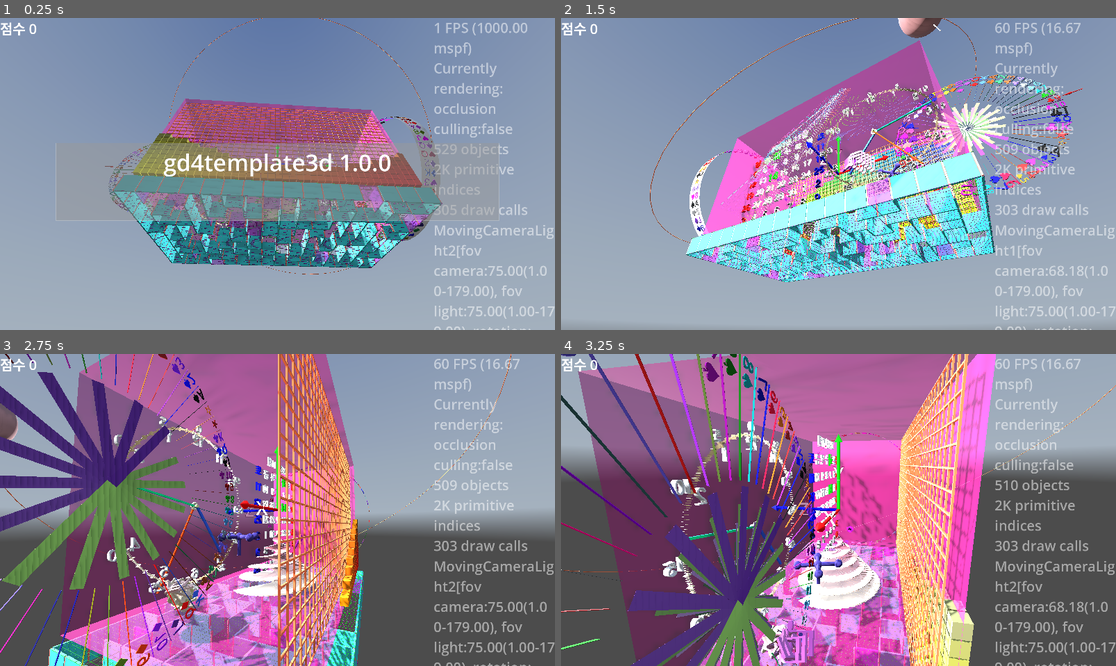
Above: before the commit, frames 1-4 (two rows, left to right).
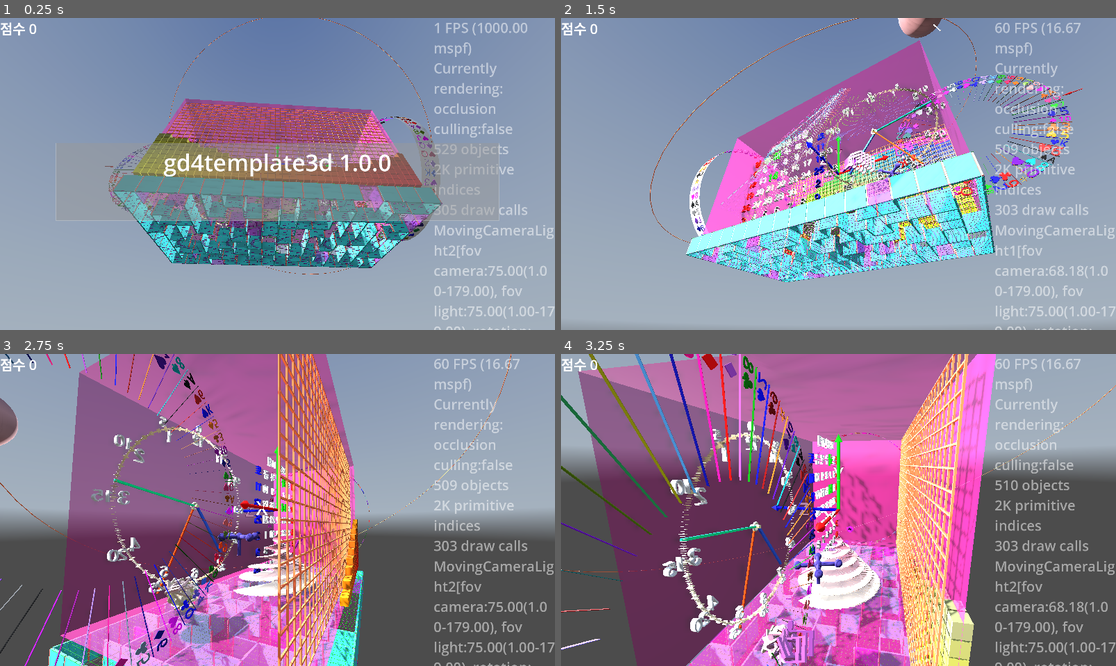
Above: after the commit, the same moments.

Repository: kasworld/gd4template3d
Game: Godot game, scene res://main.tscn
Two runs of this game, one before a commit and one after it. Both use one fixed random seed, a clock stepped at 60 frames per second and the inputs below. A sky picture missing from this copy of the repository is replaced by a grey-blue gradient.
Inputs (mouse positions are in pixels of both pictures, inside the frame that each line leads up to):
- Up to frame 1 (0.25 s): no input
- Up to frame 2 (1.5 s): tap Enter at 0.5, 0.6 s; move the mouse to (960, 158) at 0.52 s; click (960, 158) at 0.67 s; move the mouse to (727, 189) at 1.27 s; tap Delete at 1.35 s; click (727, 189) at 1.42 s
- Up to frame 3 (2.75 s): move the mouse to (333, 441) at 2.02 s; tap Enter at 2.1 s; click (333, 441) at 2.17 s
- Up to frame 4 (3.25 s): move the mouse to (810, 572) at 2.77 s; tap Delete at 2.85 s; click (810, 572) at 2.92 s

The runs differ from the first frame. In frame 1, 0.2% of the frame differs, in the area x 19-40%, y 26-63%; in frame 2, 3.7%; in frame 3, 13%, in the area x 0-65%, y 0-100%; in frame 4, 11%.

Commit message:
update Roulette

Diff:
--- a/main.gd
+++ b/main.gd
@@ -74,22 +74,18 @@
 var colorlist :Array = NamedColorList.filter_to_colorlist(NamedColorList.make_dark_color_list())
 var cardlist :Array = PlayingCard.make_deck_with_joker()
 
-var wheel :RouletteWheel
+var wheel :Roulette
 func wheel_demo() -> void:
-	wheel = preload("res://roulette_wheel/roulette_wheel.tscn").instantiate().init(
-		0, WorldSize.y/2, 0.1,
-		make_random_color(),
-		make_random_color(), randi_range(2,8),
-		make_random_color(),
-		)
-	for i in 54:
-		wheel.cell추가하기( colorlist[i%colorlist.size()] , cardlist[i] )
-	wheel.cell위치정리하기()
+	var cell칸정보목록 := []
+	for i in cardlist.size():
+		cell칸정보목록.append( [ colorlist[i%colorlist.size()], cardlist[i] ] )
+	cell칸정보목록.shuffle()
+	wheel = preload("res://roulette/roulette.tscn").instantiate().init(
+		0, WorldSize.y/2, 0.1, cell칸정보목록 )
+	wheel.색설정하기(make_random_color(), make_random_color(), make_random_color() )
 	wheel.rotation_stopped.connect(wheel결과가결정됨)
 	add_child(wheel)
 	wheel.position = Vector3(WorldSize.x/2 + 2, 0,0)
-	#wheel.rotation.y = PI/2
-	#wheel.선택rad바꾸기(PI/2)
 	wheel돌리기()
 
 func make_random_color() -> Color:
--- /dev/null
+++ b/roulette/roulette.gd
@@ -0,0 +1,97 @@
+extends Node3D
+class_name Roulette
+
+signal rotation_stopped(n :int)
+
+var 선택rad :float
+var id :int
+var 반지름 :float
+var 깊이 :float
+var 회전중인가 :bool # need emit
+
+func init(ida :int, 반지름a :float, 깊이a :float, cell정보목록 :Array ) -> Roulette:
+	id = ida
+	반지름 = 반지름a
+	깊이 = 깊이a
+
+	$Wheel.init(반지름, 깊이, cell정보목록)
+
+	# for debug
+	$IDLabel.text = "%s" % id
+	$IDLabel.outline_size = 반지름/20
+	$IDLabel.pixel_size = 반지름/100
+
+	$"Wheel/원판".mesh.height = 깊이
+	$"Wheel/원판".mesh.bottom_radius = 반지름
+	$"Wheel/원판".mesh.top_radius = 반지름
+	$"Wheel/원판".position.z = -깊이
+	$"Wheel/원판".rotation.x = PI/2
+
+	$"Wheel/ValveHandle".init(반지름*0.1, 반지름*0.1, 4, Color.WHITE)
+	$"Wheel/ValveHandle".rotation.x = PI/2
+
+	$"Wheel/BarTree2".init_common_params(반지름*0.5, 깊이, 반지름*0.05, 256, 0, 0, 1.0, false)
+	$"Wheel/BarTree2".position.z = 깊이/2
+	$"Wheel/BarTree2".rotation.x = PI/2
+
+	$"Wheel/BarTree3".init_common_params(반지름*0.5, 깊이, 반지름*0.05, 256, 0, PI, 1.0, false)
+	$"Wheel/BarTree3".position.z = 깊이/2
+	$"Wheel/BarTree3".rotation.x = PI/2
+
+	$화살표.set_size(반지름/5,깊이/2, 깊이*1.5,0.5)
+
+	var n :int = $Wheel.cell_count얻기()
+	$"Wheel/원판".mesh.radial_segments = n
+
+	선택rad바꾸기(PI/2)
+	return self
+
+func 선택rad바꾸기(rad :float) -> void:
+	선택rad = rad
+	$화살표.rotation = Vector3(0, 0, rad)
+	$화살표.position = Vector3(sin(PI-rad) *반지름*1.1, cos(PI-rad) *반지름*1.1, 0 )
+
+func 색설정하기(원판색 :Color, 장식색 :Color, 화살표색 :Color) -> void:
+	$"Wheel/원판".mesh.material.albedo_color = 원판색
+	$"Wheel/ValveHandle".색바꾸기(장식색)
+	$"화살표".set_color(화살표색)
+	$"Wheel/BarTree2".init_with_color(장식색, 원판색)
+	$"Wheel/BarTree3".init_with_color(장식색.inverted(), 원판색.inverted())
+	var n :int = $Wheel.cell_count얻기()
+	$"Wheel/BarTree2".set_visible_bar_count(n)
+	$"Wheel/BarTree3".set_visible_bar_count(n)
+
+var rotation_per_second :float
+var acceleration := 0.3 # per second
+func 돌리기(dur_sec :float = 1.0) -> void:
+	$"Wheel".rotation.z += rotation_per_second * 2 * PI * dur_sec
+	if acceleration > 0:
+		rotation_per_second *= pow( acceleration , dur_sec)
+	if 회전중인가 and abs(rotation_per_second) <= 0.001:
+		회전중인가 = false
+		rotation_per_second = 0.0
+		rotation_stopped.emit(id)
+	$"Wheel/BarTree2".bar_rotation = -rotation_per_second/10
+	$"Wheel/BarTree3".bar_rotation = -rotation_per_second/10
+
+
+# spd : 초당 회전수
+func 돌리기시작(spd :float) -> void:
+	rotation_per_second = spd
+	회전중인가 = true
+	$"Wheel/BarTree2".auto_rotate_bar = true
+	$"Wheel/BarTree2".bar_rotation = -spd/10
+	$"Wheel/BarTree3".auto_rotate_bar = true
+	$"Wheel/BarTree3".bar_rotation = -spd/10
+
+func 멈추기시작(accel :float=0.5) -> void:
+	assert(accel < 1.0)
+	acceleration = accel
+
+func 선택된cell강조상태켜기() -> void:
+	var 선택칸 = 선택된cell얻기()
+	if 선택칸 != null:
+		선택칸.강조상태켜기()
+
+func 선택된cell얻기() -> RouletteCell:
+	return $Wheel.각도로cell얻기($"Wheel".rotation.z - 선택rad)
--- /dev/null
+++ b/roulette/roulette.tscn
@@ -0,0 +1,39 @@
+[gd_scene load_steps=8 format=3 uid="uid://sjnpttkqk1qs"]
+
+[ext_resource type="Script" uid="uid://dwpxaxvkorfar" path="res://roulette/roulette.gd" id="1_7pkjq"]
+[ext_resource type="PackedScene" uid="uid://d4kkhfcvaexg1" path="res://valve_handle/valve_handle.tscn" id="2_14kvd"]
+[ext_resource type="PackedScene" uid="uid://c8npqlgeyy3xa" path="res://arrow3d/arrow_3d.tscn" id="2_ed2fd"]
+[ext_resource type="PackedScene" uid="uid://btkkwpk54jqc" path="res://bar_tree_2/bar_tree_2.tscn" id="3_phm1c"]
+[ext_resource type="PackedScene" uid="uid://c8ulltoe1t7qg" path="res://roulette/roulette_wheel/roulette_wheel.tscn" id="5_wjn2p"]
+
+[sub_resource type="StandardMaterial3D" id="StandardMaterial3D_wjn2p"]
+
+[sub_resource type="CylinderMesh" id="CylinderMesh_cdnmj"]
+material = SubResource("StandardMaterial3D_wjn2p")
+
+[node name="Roulette" type="Node3D"]
+script = ExtResource("1_7pkjq")
+
+[node name="화살표" parent="." instance=ExtResource("2_ed2fd")]
+
+[node name="IDLabel" type="Label3D" parent="."]
+visible = false
+billboard = 1
+no_depth_test = true
+modulate = Color(0, 0, 0, 1)
+outline_modulate = Color(1, 1, 1, 1)
+
+[node name="Wheel" parent="." instance=ExtResource("5_wjn2p")]
+
+[node name="원판" type="MeshInstance3D" parent="Wheel"]
+visible = false
+mesh = SubResource("CylinderMesh_cdnmj")
+
+[node name="ValveHandle" parent="Wheel" instance=ExtResource("2_14kvd")]
+visible = false
+
+[node name="BarTree2" parent="Wheel" instance=ExtResource("3_phm1c")]
+visible = false
+
+[node name="BarTree3" parent="Wheel" instance=ExtResource("3_phm1c")]
+visible = false
--- a/roulette_wheel/roulette_cell/roulette_cell.gd
+++ b/roulette/roulette_cell/roulette_cell.gd
@@ -51,11 +51,15 @@
 	$"글씨".mesh.pixel_size = 반지름 *sin(칸rad) *0.05
 
 func 강조상태켜기() -> void:
+	if 강조중:
+		return
 	강조중 = true
+	#$"글씨".scale.x = 2.0
 	$AnimationPlayer.play("글씨강조")
 
 func 강조상태끄기() -> void:
 	강조중 = false
+	#$"글씨".scale.x = 1.0
 	$AnimationPlayer.play("글씨강조끄기")
 
 func _on_animation_player_animation_finished(anim_name: StringName) -> void:
--- a/roulette_wheel/roulette_cell/roulette_cell.tscn
+++ b/roulette/roulette_cell/roulette_cell.tscn
@@ -1,6 +1,6 @@
 [gd_scene load_steps=10 format=3 uid="uid://dqc03uxia85uv"]
 
-[ext_resource type="Script" uid="uid://nl8f2irb6sdu" path="res://roulette_wheel/roulette_cell/roulette_cell.gd" id="1_0xk0q"]
+[ext_resource type="Script" uid="uid://nl8f2irb6sdu" path="res://roulette/roulette_cell/roulette_cell.gd" id="1_0xk0q"]
 
 [sub_resource type="StandardMaterial3D" id="StandardMaterial3D_6gkdu"]
 resource_local_to_scene = true
--- /dev/null
+++ b/roulette/roulette_wheel/roulette_wheel.gd
@@ -0,0 +1,67 @@
+extends Node3D
+class_name RouletteWheel
+
+var 반지름 :float
+var 깊이 :float
+var cell_list :Array[RouletteCell]
+
+func init(r :float, d: float, cell정보목록 :Array =[]) -> RouletteWheel:
+	반지름 = r
+	깊이 = d
+	$"칸통".rotation.x = PI/2
+	for n in cell정보목록:
+		cell추가하기(n[0], n[1])
+	cell위치정리하기()
+	return self
+
+func cell들지우기() -> void:
+	for i in cell_list.size():
+		$"칸통".remove_child(cell_list[i])
+	cell_list = []
+
+# 추가로 cell위치정리하기() 호출할것.
+func cell추가하기(co :Color, t :String) -> void:
+	var 칸rad = 2*PI/(cell_list.size()+1)
+	var l = preload("res://roulette/roulette_cell/roulette_cell.tscn").instantiate().init(칸rad, 반지름, 깊이, co , t)
+	l.position.z = 깊이/2
+	$"칸통".add_child(l)
+	cell_list.append(l)
+
+func 마지막cell지우기() -> void:
+	if cell_list.size() <= 0:
+		return
+	var n = cell_list.pop_back()
+	$"칸통".remove_child(n)
+
+# cell_list의 각도가 동일하게 조정한다.
+func cell위치정리하기() -> void:
+	if cell_list.size() == 0 :
+		return
+	var 칸rad = 2*PI/cell_list.size()
+	for i in cell_list.size():
+		cell_list[i].칸rad바꾸기(칸rad)
+		var rad = 칸rad * i
+		cell_list[i].rotation.y = -rad
+		cell_list[i].글씨크기바꾸기()
+
+func cell강조하기(i :int)->void:
+	cell_list[i].강조상태켜기()
+
+func cell강조끄기(i :int)->void:
+	cell_list[i].강조상태끄기()
+
+func cell_count얻기() -> int:
+	return cell_list.size()
+
+func cell얻기(i :int) -> RouletteCell:
+	return cell_list[i]
+
+func 각도로cell얻기(rad :float) -> RouletteCell:
+	if cell_count얻기() == 0 :
+		return null
+	rad = fposmod(rad, 2*PI)
+	var 칸rad = 2*PI / cell_count얻기()
+	for 현재칸번호 in cell_count얻기():
+		if 칸rad/2 + 현재칸번호*칸rad > rad:
+			return cell얻기(현재칸번호)
+	return cell얻기(0)
--- /dev/null
+++ b/roulette/roulette_wheel/roulette_wheel.tscn
@@ -0,0 +1,8 @@
+[gd_scene load_steps=2 format=3 uid="uid://c8ulltoe1t7qg"]
+
+[ext_resource type="Script" uid="uid://cy5hg2iycjtlh" path="res://roulette/roulette_wheel/roulette_wheel.gd" id="1_dbhty"]
+
+[node name="RouletteWheel" type="Node3D"]
+script = ExtResource("1_dbhty")
+
+[node name="칸통" type="Node3D" parent="."]
--- a/roulette_wheel/roulette_wheel.gd
+++ /dev/null
@@ -1,163 +0,0 @@
-extends Node3D
-class_name RouletteWheel
-
-signal rotation_stopped(n :int)
-
-var 선택rad :float
-var id :int
-var 반지름 :float
-var 깊이 :float
-var cell_list :Array[RouletteCell]
-var 회전중인가 :bool # need emit
-
-func init(ida :int, 반지름a :float, 깊이a :float,
-		원판색 :Color = Color.DARK_GREEN,
-		장식색 :Color = Color.GOLD,
-		장식팔개수 :int = 4,
-		화살표색 :Color = Color.WHITE,
-		) -> RouletteWheel:
-	id = ida
-	반지름 = 반지름a
-	깊이 = 깊이a
-
-	# for debug
-	$IDLabel.text = "%s" % id
-	#$IDLabel.font_size = 반지름/5
-	$IDLabel.outline_size = 반지름/20
-	$IDLabel.pixel_size = 반지름/100
-
-	$"돌림/원판".mesh.height = 깊이
-	$"돌림/원판".mesh.bottom_radius = 반지름
-	$"돌림/원판".mesh.top_radius = 반지름
-	$"돌림/원판".mesh.material.albedo_color = 원판색
-	$"돌림/원판".position.z = -깊이
-	$"돌림/원판".rotation.x = PI/2
-	$"돌림/칸통".rotation.x = PI/2
-
-	$"돌림/ValveHandle".init(반지름*0.1, 반지름*0.1, 장식팔개수, 장식색)
-	$"돌림/ValveHandle".rotation.x = PI/2
-
-	var rot = 0
-	$"돌림/BarTree2".init_common_params(반지름*0.5, 깊이, 반지름*0.05, 256, rot, 0, 1.0, false
-		).init_with_color(장식색, 원판색)
-	$"돌림/BarTree2".position.z = 깊이/2
-	$"돌림/BarTree2".rotation.x = PI/2
-
-	$"돌림/BarTree3".init_common_params(반지름*0.5, 깊이, 반지름*0.05, 256, rot, PI, 1.0, false
-		).init_with_color(장식색.inverted(), 원판색.inverted())
-	$"돌림/BarTree3".position.z = 깊이/2
-	$"돌림/BarTree3".rotation.x = PI/2
-
-	$화살표.set_size(반지름/5,깊이/2, 깊이*1.5,0.5).set_color(화살표색)
-	선택rad바꾸기(PI/2)
-	return self
-
-func 선택rad바꾸기(rad :float) -> void:
-	선택rad = rad
-	$화살표.rotation = Vector3(0, 0, rad)
-	$화살표.position = Vector3(sin(PI-rad) *반지름*1.1, cos(PI-rad) *반지름*1.1, 0 )
-
-func 색바꾸기(원판색 :Color, 장식색 :Color, 화살표색 :Color) -> void:
-	$"돌림/원판".mesh.material.albedo_color = 원판색
-	$"돌림/ValveHandle".색바꾸기(장식색)
-	$"화살표".색바꾸기(화살표색)
-
-var rotation_per_second :float
-var acceleration := 0.3 # per second
-func 돌리기(dur_sec :float = 1.0) -> void:
-	$"돌림".rotation.z += rotation_per_second * 2 * PI * dur_sec
-	if acceleration > 0:
-		rotation_per_second *= pow( acceleration , dur_sec)
-	if 회전중인가 and abs(rotation_per_second) <= 0.001:
-		회전중인가 = false
-		rotation_per_second = 0.0
-		rotation_stopped.emit(id)
-	$"돌림/BarTree2".bar_rotation = -rotation_per_second/10
-	$"돌림/BarTree3".bar_rotation = -rotation_per_second/10
-
-func 선택된cell강조상태켜기() -> void:
-	var 선택칸 = 선택된cell얻기()
-	if 선택칸 != null:
-		선택칸.강조상태켜기()
-
-# spd : 초당 회전수
-func 돌리기시작(spd :float) -> void:
-	rotation_per_second = spd
-	회전중인가 = true
-	$"돌림/BarTree2".auto_rotate_bar = true
-	$"돌림/BarTree2".bar_rotation = -spd/10
-	$"돌림/BarTree3".auto_rotate_bar = true
-	$"돌림/BarTree3".bar_rotation = -spd/10
-
-func 멈추기시작(accel :float=0.5) -> void:
-	assert(accel < 1.0)
-	acceleration = accel
-
-func cell들지우기() -> void:
-	for i in cell_list.size():
-		$"돌림/칸통".remove_child(cell_list[i])
-	cell_list = []
-
-# 추가로 cell위치정리하기() 호출할것.
-func cell추가하기(co :Color, t :String) -> void:
-	var 칸rad = 2*PI/(cell_list.size()+1)
-	var l = preload("res://roulette_wheel/roulette_cell/roulette_cell.tscn").instantiate().init(칸rad, 반지름, 깊이, co , t)
-	l.position.z = 깊이/2
-	$"돌림/칸통".add_child(l)
-	cell_list.append(l)
-
-func 마지막cell지우기() -> void:
-	if cell_list.size() <= 0:
-		return
-	var n = cell_list.pop_back()
-	$"돌림/칸통".remove_child(n)
-
-# cell_list의 각도가 동일하게 조정한다.
-func cell위치정리하기() -> void:
-	if cell_list.size() == 0 :
-		return
-	var 칸rad = 2*PI/cell_list.size()
-	for i in cell_list.size():
-		cell_list[i].칸rad바꾸기(칸rad)
-		var rad = 칸rad * i
-		cell_list[i].rotation.y = -rad
-		cell_list[i].글씨크기바꾸기()
-	$"돌림/원판".mesh.radial_segments = cell_list.size()
-	$"돌림/BarTree2".set_visible_bar_count(cell_list.size())
-	$"돌림/BarTree3".set_visible_bar_count(cell_list.size())
-
-func 선택된cell얻기() -> RouletteCell:
-	if cell_list.size() == 0 :
-		return null
-	var rad = $"돌림".rotation.z - 선택rad
-	rad = fposmod(rad, 2*PI)
-	var 칸rad = 2*PI / cell_list.size()
-	for 현재칸번호 in cell_list.size():
-		if 칸rad/2 + 현재칸번호*칸rad > rad:
-			return cell_list[현재칸번호]
-	return cell_list[0]
-
-func cell강조하기(i :int)->void:
-	cell_list[i].강조상태켜기()
-
-func cell강조끄기(i :int)->void:
-	cell_list[i].강조상태끄기()
-
-func cell_count얻기() -> int:
-	return cell_list.size()
-
-func cell얻기(i :int) -> RouletteCell:
-	return cell_list[i]
-
-func 원판보이기(b :bool) -> void:
-	$"돌림/원판".visible = b
-
-func 장식보이기(b :bool) -> void:
-	$"돌림/ValveHandle".visible = b
-
-func bartree보이기(b :bool) -> void:
-	$"돌림/BarTree2".visible = b
-	$"돌림/BarTree3".visible = b
-
-func id보이기(b :bool) -> void:
-	$IDLabel.visible = b
--- a/roulette_wheel/roulette_wheel.tscn
+++ /dev/null
@@ -1,39 +0,0 @@
-[gd_scene load_steps=7 format=3 uid="uid://sjnpttkqk1qs"]
-
-[ext_resource type="Script" uid="uid://dwpxaxvkorfar" path="res://roulette_wheel/roulette_wheel.gd" id="1_7pkjq"]
-[ext_resource type="PackedScene" uid="uid://d4kkhfcvaexg1" path="res://valve_handle/valve_handle.tscn" id="2_14kvd"]
-[ext_resource type="PackedScene" uid="uid://c8npqlgeyy3xa" path="res://arrow3d/arrow_3d.tscn" id="2_ed2fd"]
-[ext_resource type="PackedScene" uid="uid://btkkwpk54jqc" path="res://bar_tree_2/bar_tree_2.tscn" id="3_phm1c"]
-
-[sub_resource type="StandardMaterial3D" id="StandardMaterial3D_areq1"]
-resource_local_to_scene = true
-
-[sub_resource type="CylinderMesh" id="CylinderMesh_ed2fd"]
-resource_local_to_scene = true
-material = SubResource("StandardMaterial3D_areq1")
-
-[node name="RouletteWheel" type="Node3D"]
-script = ExtResource("1_7pkjq")
-
-[node name="화살표" parent="." instance=ExtResource("2_ed2fd")]
-
-[node name="돌림" type="Node3D" parent="."]
-
-[node name="원판" type="MeshInstance3D" parent="돌림"]
-visible = false
-mesh = SubResource("CylinderMesh_ed2fd")
-skeleton = NodePath("../..")
-
-[node name="ValveHandle" parent="돌림" instance=ExtResource("2_14kvd")]
-visible = false
-
-[node name="BarTree2" parent="돌림" instance=ExtResource("3_phm1c")]
-
-[node name="BarTree3" parent="돌림" instance=ExtResource("3_phm1c")]
-
-[node name="칸통" type="Node3D" parent="돌림"]
-
-[node name="IDLabel" type="Label3D" parent="."]
-visible = false
-billboard = 1
-no_depth_test = true
Renamed: roulette_wheel/roulette_wheel.gd.uid -> roulette/roulette.gd.uid
Renamed: roulette_wheel/roulette_cell/roulette_cell.gd.uid -> roulette/roulette_cell/roulette_cell.gd.uid
Not shown, added: roulette/roulette_wheel/roulette_wheel.gd.uid
